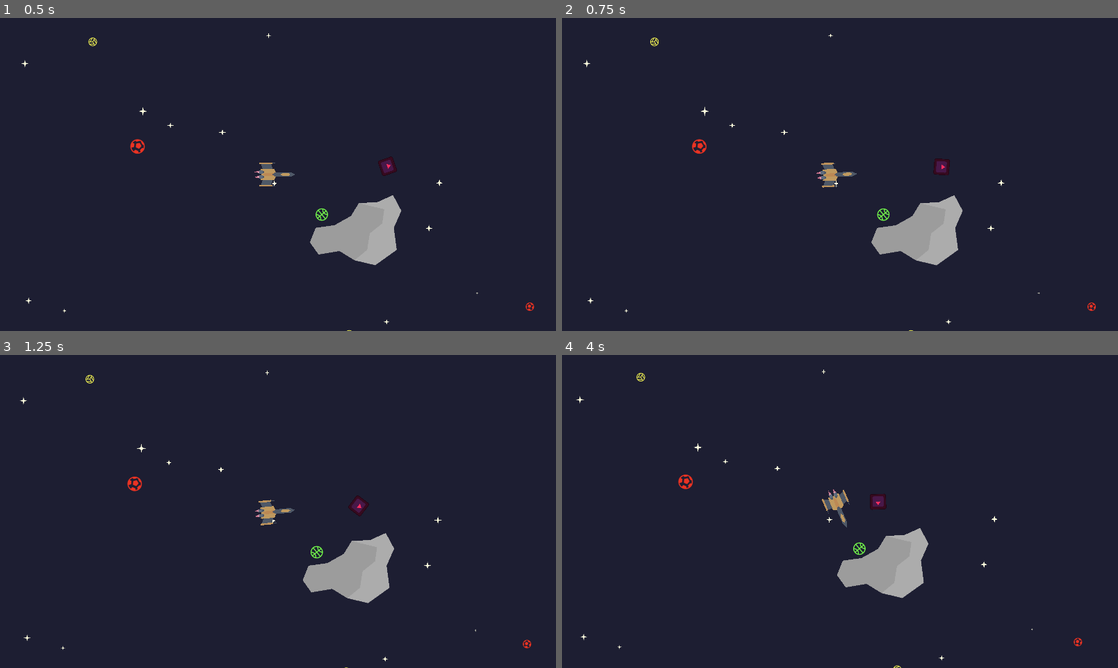
Above: before the commit, frames 1-4 (two rows, left to right).
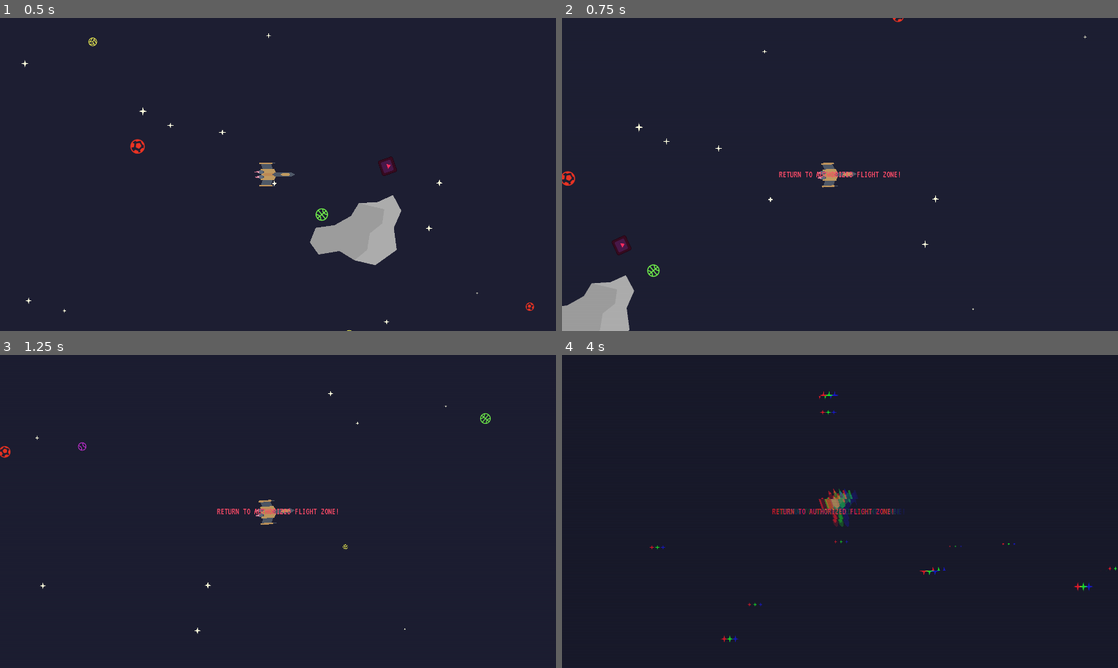
Above: after the commit, the same moments.

Repository: antax02/Ludum-Dare-58
Game: Godot game, scene res://scenes/world.tscn
Two runs of this game, one before a commit and one after it. Both use one fixed random seed, a clock stepped at 60 frames per second and the inputs below. The engine's default icon, where the game draws it, is replaced by a stand-in: a white triangle on a blue panel in a dark square.
Inputs (mouse positions are in pixels of both pictures, inside the frame that each line leads up to):
- Up to frame 1 (0.5 s): no input
- Up to frame 2 (0.75 s): move the mouse to (962, 158) at 0.52 s; hold Space (thrust) from 0.53 s (still down); hold Right mouse button (break, bound only before the commit) from 0.53 s (still down)
- Up to frame 3 (1.25 s): keep holding Space (thrust); keep holding Right mouse button (break, bound only before the commit)
- Up to frame 4 (4 s): move the mouse to (728, 527) at 1.27 s; release Space (thrust) at 1.28 s; release Right mouse button (break, bound only before the commit) at 1.28 s; right-click (728, 527) at 1.35 s; move the mouse to (895, 442) at 2.02 s; hold Right mouse button (break, bound only before the commit) 2.03-2.78 s; hold Space (thrust) 2.03-3.53 s; click (895, 442) at 2.1 s; move the mouse to (812, 574) at 2.77 s; right-click (812, 574) at 2.85 s; move the mouse to (1006, 558) at 3.52 s; hold Right mouse button (break, bound only before the commit) from 3.53 s (still down)

Frame 1 is identical in both runs. In frame 2, 4.7% of the frame differs, in the area x 0-96%, y 0-100%; in frame 3, 3.0%; in frame 4, 3.4%.

Commit message:
Rename 'break' action to 'dash' and update logic
The input action 'break' was renamed to 'dash' in project.godot and the corresponding logic in player.gd was updated to move the player position towards the mouse when 'dash' is pressed instead of reducing velocity.

Diff:
--- a/project.godot
+++ b/project.godot
@@ -33,7 +33,7 @@
 "events": [Object(InputEventKey,"resource_local_to_scene":false,"resource_name":"","device":-1,"window_id":0,"alt_press …(191 unchanged characters)…
 ]
 }
-break={
+dash={
 "deadzone": 0.2,
 "events": [Object(InputEventMouseButton,"resource_local_to_scene":false,"resource_name":"","device":-1,"window_id":0,"a …(258 unchanged characters)…
 ]
--- a/scripts/player.gd
+++ b/scripts/player.gd
@@ -21,8 +21,8 @@
 func _physics_process(delta):
 	if Input.is_action_pressed("thrust"):
 		velocity += (get_global_mouse_position() - global_position).normalized() * dash_power
-	if Input.is_action_pressed("break"):
-		velocity = velocity.normalized() * max(velocity.length() - 200 * delta, 0)
+	if Input.is_action_pressed("dash"):
+		position += get_global_mouse_position().normalized() * 100
 	if Input.is_action_just_pressed("shoot"):
 		shoot()
 
